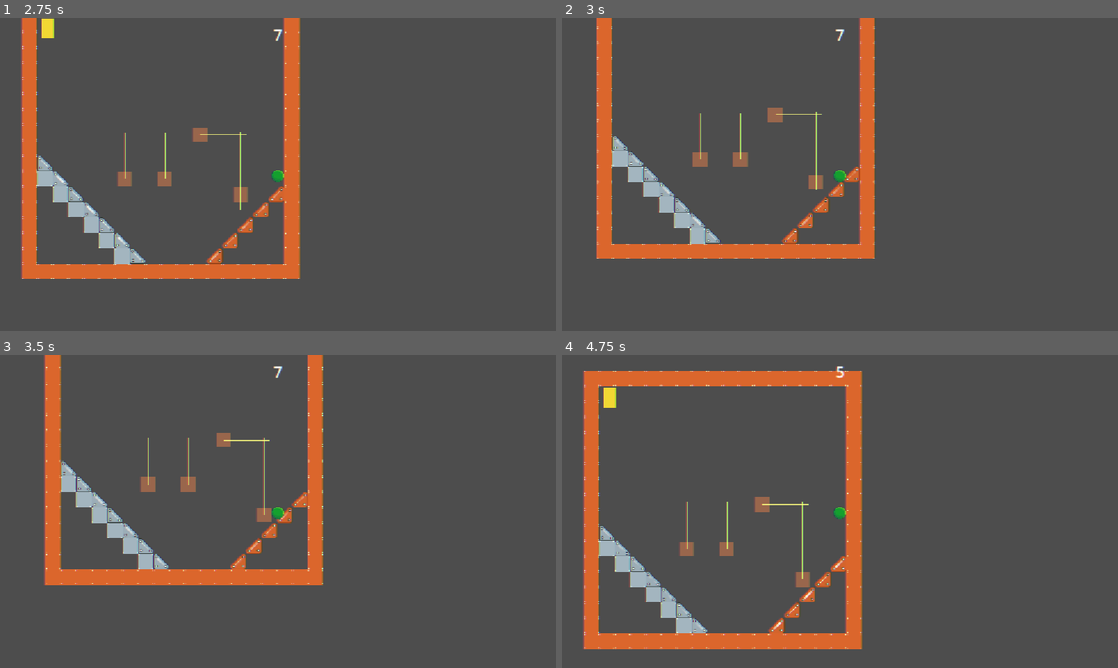
Above: before the commit, frames 1-4 (two rows, left to right).
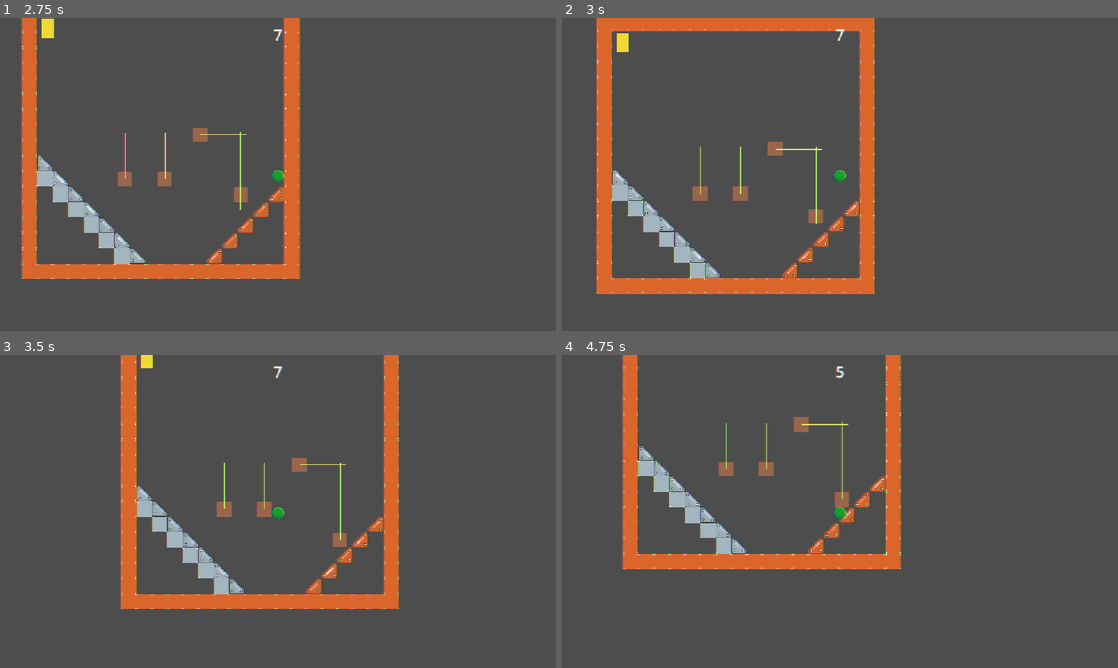
Above: after the commit, the same moments.

Repository: swan-eternal/clockwork
Game: Godot game, scene res://scenes/main_menu.tscn
Two runs of this game, one before a commit and one after it. Both use one fixed random seed, a clock stepped at 60 frames per second and the inputs below.
Inputs:
- Up to frame 1 (2.75 s): click "Start" at 0.5 s; tap Enter (ui_accept) at 1.25, 1.35, 1.52, 1.82, 2.1, 2.27, 2.57 s; hold Right (ui_right) from 1.28 s (still down)
- Up to frame 2 (3 s): release Right (ui_right) at 2.78 s; hold Left (ui_left) from 2.78 s (still down); tap Enter (ui_accept) at 2.85 s
- Up to frame 3 (3.5 s): keep holding Left (ui_left)
- Up to frame 4 (4.75 s): release Left (ui_left) at 3.53 s; hold Right (ui_right) from 3.53 s (still down); tap Enter (ui_accept) at 3.6, 3.77, 4.07, 4.35, 4.52 s

Frame 1 is identical in both runs. In frame 2, 12% of the frame differs, in the area x 6-57%, y 0-89%; in frame 3, 18%; in frame 4, 20%, in the area x 3-62%, y 0-94%.

Commit message:
player.gd: add coyote time (COYOTE_FRAMES export + counter-driven jump check)
Four changes: new COYOTE_FRAMES @export (default 5, mirrors JUMP_BUFFER_FRAMES); new var _frames_since_grounded (initial 1000 so a freshly-spawned player gets no coyote time on their first air frame); counter maintenance at top of _physics_process (0 on floor, +1 per air frame); loosened just-pressed jump check to also allow jump within COYOTE_FRAMES of leaving the floor, with the counter reset to 1000 after a successful jump so coyote jumps can't chain without touching ground. Coyote-time presses and jump-buffer presses are independent -- each press is its own jump credit, so a buffered press survives past a coyote jump and fires on subsequent landing. Both windows default to 5 frames (~83ms at 60fps) for symmetric feel; tune in the inspector.

Diff:
--- a/scripts/player.gd
+++ b/scripts/player.gd
@@ -68,6 +68,14 @@
 ## Higher = more forgiving; lower = stricter timing required.
 @export var JUMP_BUFFER_FRAMES: int = 5
 
+## Number of physics frames AFTER leaving the floor that the player
+## can still jump (the "coyote time" window). 5 frames (~83ms)
+## mirrors JUMP_BUFFER_FRAMES for symmetric feel. Higher = more
+## forgiving (jumping just after walking off a ledge still works);
+## lower = stricter timing. Without this, jumping the instant you
+## walk off a ledge feels unresponsive.
+@export var COYOTE_FRAMES: int = 5
+
 ## Sample depth (px) below the player's bottom to look for the contact cell.
 ## Tune in the inspector for different player sizes or tile sizes.
 @export var surface_query_depth: float = 4.0
@@ -131,6 +139,13 @@
 signal gravity_changed(new_direction: Vector2)
 
 var _jump_buffer: int = 0
+# Frames since the player last touched the floor. Drives coyote time:
+# while _frames_since_grounded <= COYOTE_FRAMES, the player can
+# still jump even though they're airborne. Initial value (1000) is
+# large so a freshly-spawned player doesn't get coyote time on the
+# first air frame; reset to 1000 after each successful jump so
+# coyote jumps can't chain without touching ground in between.
+var _frames_since_grounded: int = 1000
 var _debug_accum: float = 0.0
 # Tracks the current camera rotation tween so a new one can kill the
 # old one if a tick fires mid-rotation.
@@ -178,6 +193,13 @@
 	# The level orchestrator handles the reset; this is just the freeze.
 	if _is_dying:
 		return
+	# Maintain coyote-time counter: 0 while grounded, +1 per air frame.
+	# Reset to 1000 after a successful jump (below) so coyote jumps
+	# can't chain without the player touching ground in between.
+	if is_on_floor():
+		_frames_since_grounded = 0
+	else:
+		_frames_since_grounded += 1
 	# Horizontal input from left/right arrows or A/D.
 	var input_dir := Input.get_axis("ui_left", "ui_right")
 
@@ -239,7 +261,11 @@
 	# triggers as soon as they land. Without this, players have to time
 	# the press to the exact landing frame, which feels bad.
 	if Input.is_action_just_pressed("ui_accept"):
-		if is_on_floor():
+		# Coyote time: also allow jump within COYOTE_FRAMES frames
+		# of leaving the floor. is_on_floor() is checked first so a
+		# real grounded jump takes the immediate path (and resets the
+		# counter below).
+		if is_on_floor() or _frames_since_grounded <= COYOTE_FRAMES:
 			# Jump in the current "up" direction (opposite of gravity).
 			# Keep velocity perpendicular to gravity, replace the
 			# along-gravity component with the jump speed. JUMP_VELOCITY
@@ -250,6 +276,9 @@
 			velocity = perp_to_gravity + gravity_direction * JUMP_VELOCITY
 			_jump_sound.play()
 			_jump_buffer = 0
+			# Consume coyote time after a successful jump so the player
+			# must touch the floor again before another coyote jump.
+			_frames_since_grounded = 1000
 		else:
 			_jump_buffer = JUMP_BUFFER_FRAMES
 	elif _jump_buffer > 0 and is_on_floor():
